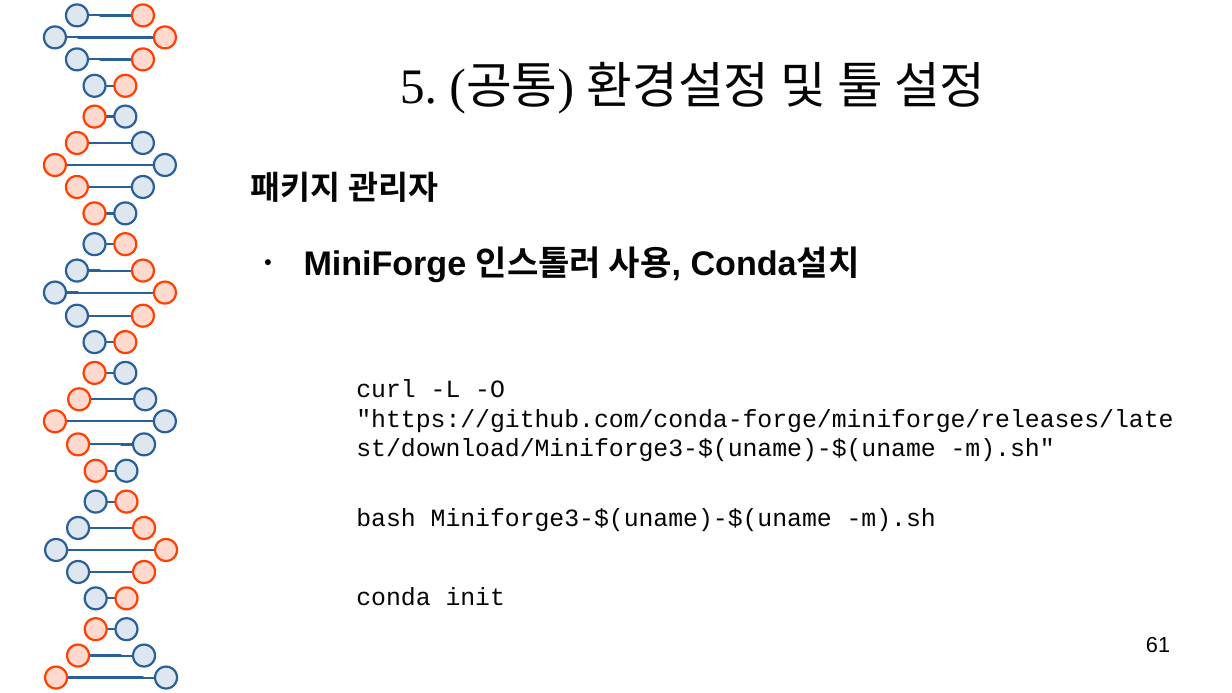
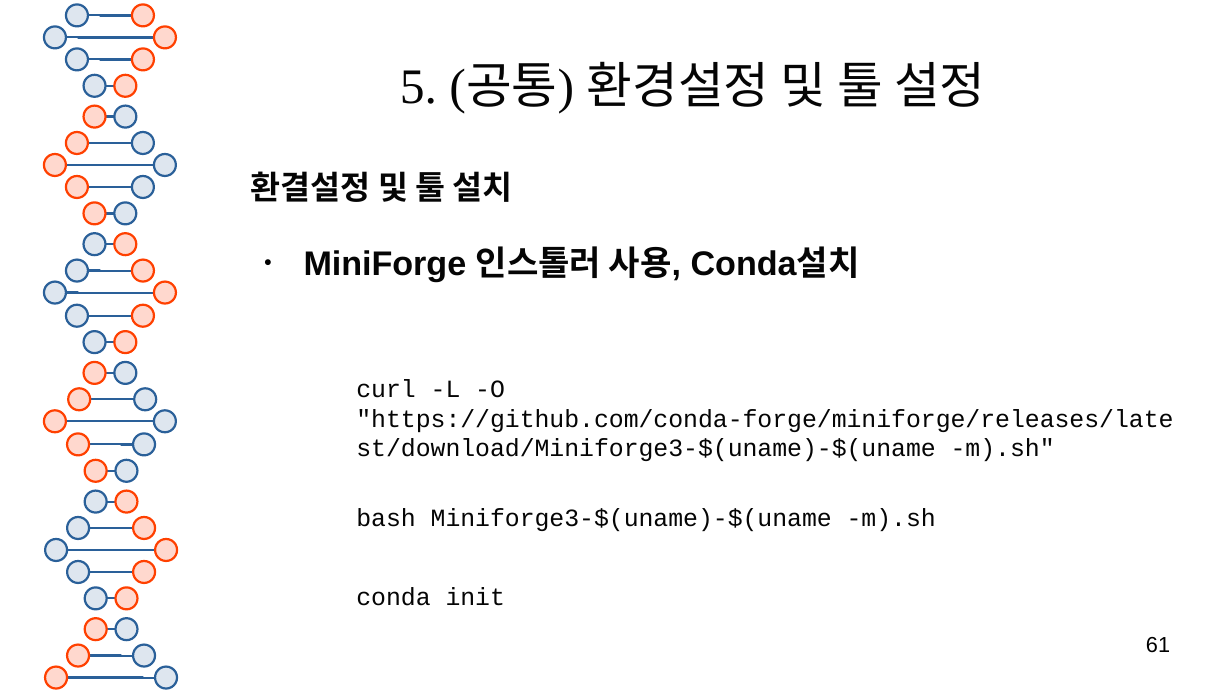
Before and after one commit to SHINKHO/bioinformatics_phase, a slide deck: slide 61 of docs/bioinformatics툴_분석.odp. Drawn at 1232x693 pixels with LibreOffice and Linux fonts; fonts in the diff are those of the drawing. Boxes give left, top, right and bottom in pixels: in the first picture for what was removed or moved away, otherwise in the second. Text is boxed around its words. In the diff, an @@ line names an element or a change of style, - is before the commit and + after.

```diff
--- a/docs/bioinformatics툴_분석.odp
+++ b/docs/bioinformatics툴_분석.odp
@@ text at (x1=251, y1=171, x2=513, y2=202): text changed @@
-패키지 관리자
+환결설정 및 툴 설치
```
Also in this commit, not shown: 3 other slides changed, 11 slides added, 4 other files.
